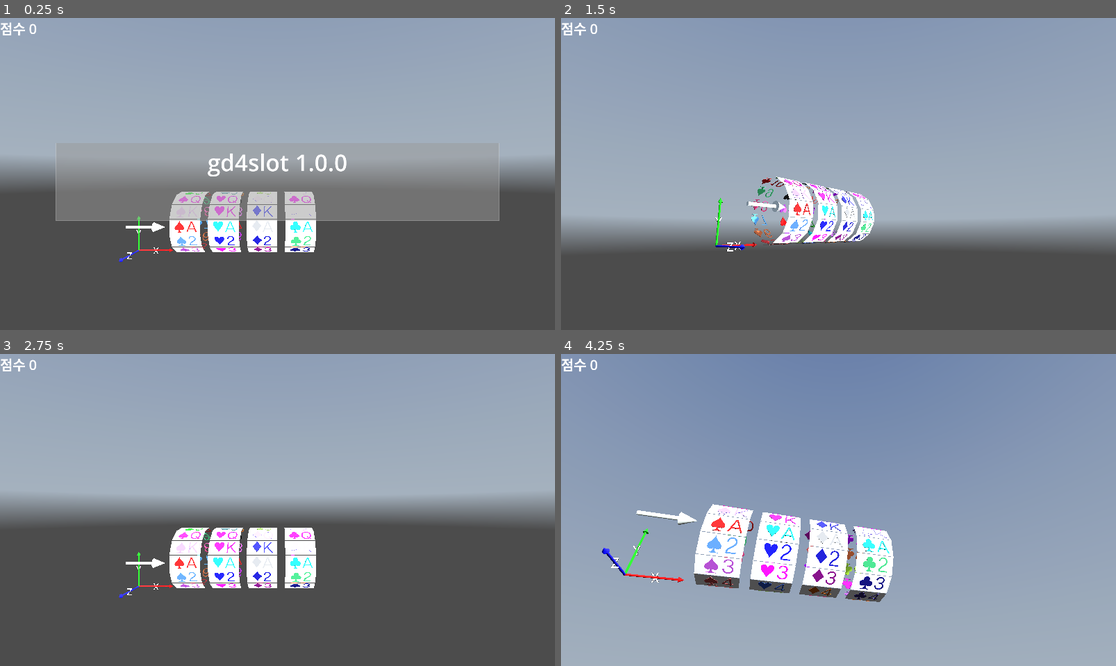
Above: before the commit, frames 1-4 (two rows, left to right).
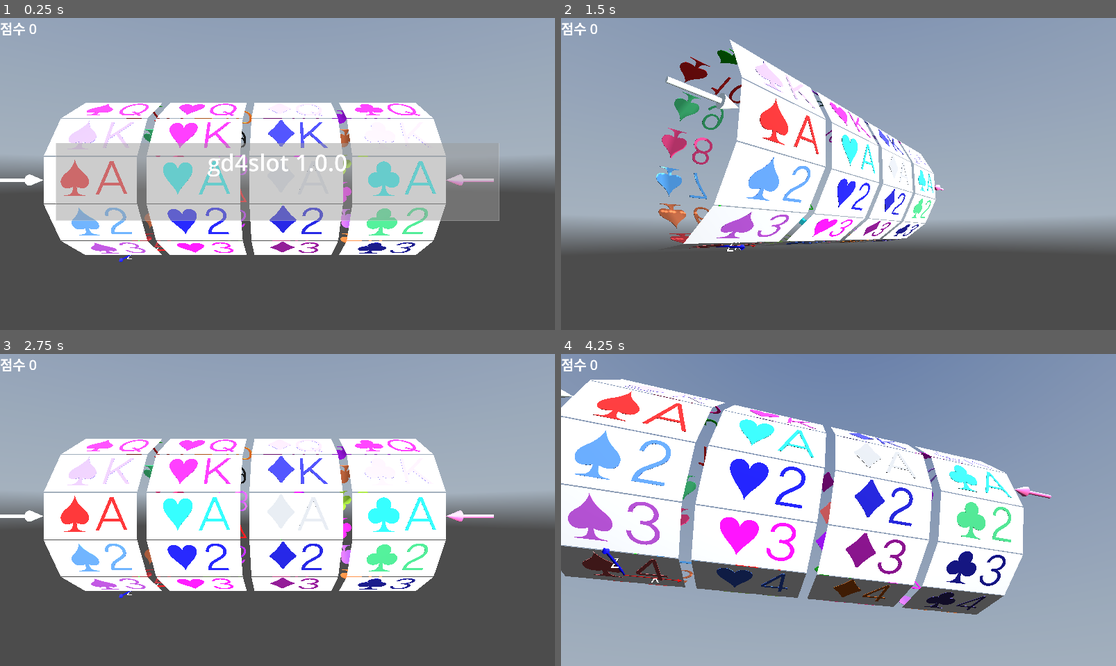
Above: after the commit, the same moments.

Repository: kasworld/gd4slot
Game: Godot game, scene res://main.tscn
The game is run twice, just before and just after one commit, with the same random seed, the same clock (stepped at 60 frames per second) and the same inputs. A sky picture missing from this copy of the repository is replaced by a grey-blue gradient.
Inputs (mouse positions are in pixels of both pictures, inside the frame that each line leads up to):
- Up to frame 1 (0.25 s): no input
- Up to frame 2 (1.5 s): tap Enter at 0.5, 0.6, 1.35 s; move the mouse to (960, 158) at 0.52 s; click (960, 158) at 0.67 s; tap Space at 1.25 s; move the mouse to (727, 189) at 1.27 s; click (727, 189) at 1.42 s
- Up to frame 3 (2.75 s): move the mouse to (333, 441) at 2.02 s; tap Enter at 2.1 s; click (333, 441) at 2.17 s
- Up to frame 4 (4.25 s): tap Enter at 2.75, 2.85, 3.6 s; move the mouse to (810, 572) at 2.77 s; click (810, 572) at 2.92 s; tap Space at 3.5 s; move the mouse to (1005, 556) at 3.52 s; click (1005, 556) at 3.67 s

The runs differ from the first frame. In frame 1, 29% of the frame differs, in the area x 0-89%, y 27-78%; in frame 2, 17%; in frame 3, 29%; in frame 4, 40%, in the area x 0-89%, y 8-84%.

Commit message:
add left,right arrow3d

Diff:
--- a/main.gd
+++ b/main.gd
@@ -40,16 +40,25 @@
 	var clist :Array[Color] =[]
 	for c in colorlist:
 		clist.append(c[0])
-	var cardsize := Vector2(4,2)
+	var cardsize := Vector2(10,5)
 	var radius := cardcount * cardsize.y / (2*PI)
-	for i in 4:
+	var reelcount := 4
+	var reellist := []
+	for i in reelcount:
 		clist.shuffle()
 		var rl = preload("res://reel/reel.tscn").instantiate().init(cardsize, cardlist.slice(i*cardcount,i*cardcount+cardcount), clist)
-		rl.position =  Vector3(cardsize.x*2,radius,0) + Vector3(i*cardsize.x+i, 0, 0)
+		rl.position =  Vector3(0,radius,0) + Vector3(i*cardsize.x+i, 0, 0)
 		add_child(rl)
-	$Arrow3D.set_color(random_color()).set_size(5,0.2,0.6)
-	$Arrow3D.position = Vector3(cardsize.x*2,radius,0) + Vector3(-5,0,radius)
+		reellist.append(rl)
 
+	var arrow_left = preload("res://arrow3d/arrow_3d.tscn").instantiate().set_color(random_color()).set_size(5,0.2,0.6)
+	arrow_left.position = reellist[0].position + Vector3(-cardsize.x/2-2.5,0,radius)
+	arrow_left.rotation.z = -PI/2
+	add_child(arrow_left)
+	var arrow_right = preload("res://arrow3d/arrow_3d.tscn").instantiate().set_color(random_color()).set_size(5,0.2,0.6)
+	arrow_right.position = reellist[-1].position + Vector3(cardsize.x/2 +2.5,0,radius)
+	arrow_right.rotation.z = PI/2
+	add_child(arrow_right)
 
 func random_color()->Color:
 	return NamedColorList.color_list.pick_random()[0]
--- a/main.tscn
+++ b/main.tscn
@@ -1,10 +1,9 @@
-[gd_scene load_steps=9 format=3 uid="uid://c6maulcewyhy5"]
+[gd_scene load_steps=8 format=3 uid="uid://c6maulcewyhy5"]
 
 [ext_resource type="Script" uid="uid://bgj25qi5j8dgh" path="res://main.gd" id="1_ig7tw"]
 [ext_resource type="Environment" uid="uid://dq6rkclkoup3n" path="res://skymap/skymap.tres" id="3_h2yge"]
 [ext_resource type="PackedScene" uid="uid://dl14flc0fkeyt" path="res://axis_arrow3d/axis_arrow_3d.tscn" id="4_1bvp3"]
 [ext_resource type="PackedScene" uid="uid://c6cct2gj2a3im" path="res://timed_message/timed_message.tscn" id="5_lquwl"]
-[ext_resource type="PackedScene" uid="uid://c8npqlgeyy3xa" path="res://arrow3d/arrow_3d.tscn" id="6_7mycd"]
 
 [sub_resource type="Theme" id="Theme_h2yge"]
 default_font_size = 48
@@ -66,6 +65,3 @@
 environment = ExtResource("3_h2yge")
 
 [node name="AxisArrow3D" parent="." instance=ExtResource("4_1bvp3")]
-
-[node name="Arrow3D" parent="." instance=ExtResource("6_7mycd")]
-transform = Transform3D(-4.371139e-08, 1, 0, -1, -4.371139e-08, 0, 0, 0, 1, 0, 0, 0)
